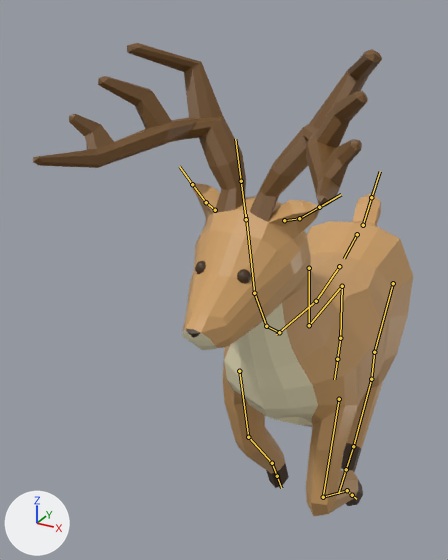
The FBX model Assets/Model/Animal/deer.fbx, before and after one commit.
Rendered twice from a 50 mm lens placed at (0.82, -2.44, 2.4), pointed at (-0.35, -0.33, 1.34). Arrows for +X, +Y and +Z are at lower left; the lights stay in place. Both versions are drawn at frame 16 of the action 'Run'; the numbers are the values there. The bones that bend it are drawn over the model as lines.

Objects in the first picture: 'Deer', 'Sphere'.
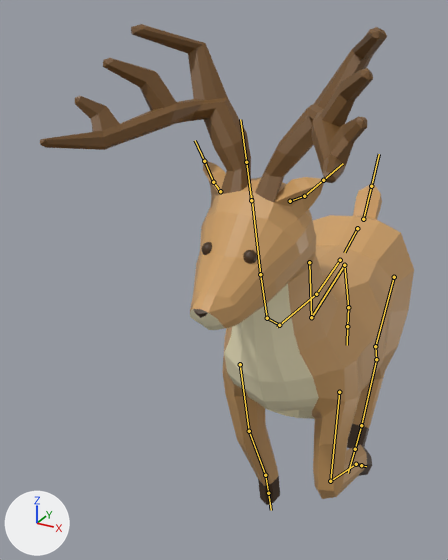
Where the change shows, as pixel boxes [x1, y1, x2, y2] in the pictures (448 x 560 px):
'Deer', posed: before [33, 43, 413, 516]; after [40, 24, 414, 505]
bone 'Spine', root to tip: before (357, 234) to (344, 258); after (357, 228) to (344, 252)
bone 'uparm.l', root to tip: before (339, 399) to (323, 497); after (339, 392) to (330, 481)
bone 'lowerarm.l', root to tip: before (323, 497) to (347, 490); after (330, 481) to (356, 464)
bone 'lowerarm.r', root to tip: before (248, 437) to (272, 463); after (249, 431) to (265, 475)
bone 'Neck', root to tip: before (266, 326) to (254, 293); after (267, 318) to (260, 274)
bone 'Head', root to tip: before (254, 293) to (246, 214); after (260, 274) to (251, 195)
bone 'lowerear.l', root to tip: before (284, 220) to (299, 218); after (290, 201) to (304, 196)
bone 'lowerear.r', root to tip: before (215, 210) to (206, 202); after (220, 191) to (213, 182)
bone 'Thigh.l', root to tip: before (393, 283) to (374, 352); after (394, 277) to (375, 346)
bone 'upleg.l', root to tip: before (374, 352) to (371, 379); after (375, 346) to (376, 359)
bone 'tail', root to tip: before (363, 225) to (371, 197); after (363, 219) to (371, 186)
bone 'Thigh.r', root to tip: before (309, 268) to (309, 325); after (309, 262) to (311, 317)
bone 'upleg.r', root to tip: before (309, 325) to (342, 286); after (311, 317) to (344, 265)
bone 'lowerleg.r', root to tip: before (342, 286) to (340, 338); after (344, 265) to (348, 307)

Patch to the scene script:
```diff
--- a/Assets/Model/Animal/deer.fbx.py
+++ b/Assets/Model/Animal/deer.fbx.py
@@ bone_spine @@
 bone_spine = bpy.data.objects['Armature'].pose.bones['Spine']
-bone_spine.location = (0.0, 0.0, 0.0)
+bone_spine.location = (0.0, -0.004, -0.031)
@@ bone_uparm_l @@
 bone_uparm_l = bpy.data.objects['Armature'].pose.bones['uparm.l']  # child of 'Chest'
-bone_uparm_l.rotation_quaternion = (0.989, -0.148, 0.001, -0.002)  # degrees (-17, 0, 0)
+bone_uparm_l.rotation_quaternion = (0.999, -0.047, 0.001, -0.004)  # degrees (-5, 0, 0)
@@ bone_lowerarm_l @@
 bone_lowerarm_l = bpy.data.objects['Armature'].pose.bones['lowerarm.l']  # child of 'uparm.l'
-bone_lowerarm_l.rotation_quaternion = (0.804, 0.594, 0.0, 0.0)  # degrees (73, 0, 0)
+bone_lowerarm_l.rotation_quaternion = (0.825, 0.565, 0.0, 0.0)  # degrees (69, 0, 0)
@@ bone_lowerarm_r @@
 bone_lowerarm_r = bpy.data.objects['Armature'].pose.bones['lowerarm.r']  # child of 'uparm.r'
-bone_lowerarm_r.rotation_quaternion = (0.971, 0.24, 0.0, -0.004)  # degrees (28, 0, 0)
+bone_lowerarm_r.rotation_quaternion = (0.99, 0.14, 0.0, -0.002)  # degrees (16, 0, 0)
@@ bone_neck @@
 bone_neck = bpy.data.objects['Armature'].pose.bones['Neck']  # child of 'Neck2'
-bone_neck.rotation_quaternion = (0.999, 0.042, 0.001, 0.002)  # degrees (5, 0, 0)
+bone_neck.rotation_quaternion = (0.997, -0.071, 0.0, 0.0)  # degrees (-8, 0, 0)
@@ bone_head @@
 bone_head = bpy.data.objects['Armature'].pose.bones['Head']  # child of 'Neck'
-bone_head.rotation_quaternion = (0.998, -0.058, 0.0, -0.002)  # degrees (-7, 0, 0)
+bone_head.rotation_quaternion = (0.998, 0.067, 0.0, 0.0)  # degrees (8, 0, 0)
@@ bone_lowerear_l @@
 bone_lowerear_l = bpy.data.objects['Armature'].pose.bones['lowerear.l']  # child of 'Head'
-bone_lowerear_l.rotation_quaternion = (0.939, -0.138, 0.083, -0.304)  # degrees (-18, 4, -36)
+bone_lowerear_l.rotation_quaternion = (0.932, -0.233, 0.123, -0.248)  # degrees (-30, 7, -31)
@@ bone_lowerear_r @@
 bone_lowerear_r = bpy.data.objects['Armature'].pose.bones['lowerear.r']  # child of 'Head'
-bone_lowerear_r.rotation_quaternion = (0.939, -0.138, -0.083, 0.304)  # degrees (-18, -4, 36)
+bone_lowerear_r.rotation_quaternion = (0.932, -0.233, -0.123, 0.248)  # degrees (-30, -7, 32)
@@ bone_thigh_l @@
 bone_thigh_l = bpy.data.objects['Armature'].pose.bones['Thigh.l']  # child of 'Spine'
-bone_thigh_l.location = (0.0, 0.005, -0.001)
-bone_thigh_l.rotation_quaternion = (0.944, -0.326, 0.001, 0.041)  # degrees (-38, 2, 4)
+bone_thigh_l.location = (0.0, 0.004, -0.001)
+bone_thigh_l.rotation_quaternion = (0.947, -0.32, 0.001, 0.04)  # degrees (-37, 2, 4)
@@ bone_upleg_l @@
 bone_upleg_l = bpy.data.objects['Armature'].pose.bones['upleg.l']  # child of 'Thigh.l'
-bone_upleg_l.rotation_quaternion = (0.957, 0.284, -0.057, -0.021)  # degrees (33, -6, -4)
+bone_upleg_l.rotation_quaternion = (0.93, 0.361, -0.069, -0.025)  # degrees (43, -6, -6)
@@ bone_tail @@
 bone_tail = bpy.data.objects['Armature'].pose.bones['tail']  # child of 'Spine'
-bone_tail.rotation_quaternion = (0.997, 0.083, 0.0, 0.0)  # degrees (10, 0, 0)
+bone_tail.rotation_quaternion = (0.999, -0.032, -0.009, -0.005)  # degrees (-4, -1, -1)
@@ bone_thigh_r @@
 bone_thigh_r = bpy.data.objects['Armature'].pose.bones['Thigh.r']  # child of 'Spine'
-bone_thigh_r.location = (0.0, -0.005, 0.001)
-bone_thigh_r.rotation_quaternion = (0.999, 0.031, 0.005, -0.024)  # degrees (4, 1, -3)
+bone_thigh_r.location = (0.0, -0.004, 0.001)
+bone_thigh_r.rotation_quaternion = (0.997, 0.077, 0.005, -0.028)  # degrees (9, 1, -3)
@@ bone_upleg_r @@
 bone_upleg_r = bpy.data.objects['Armature'].pose.bones['upleg.r']  # child of 'Thigh.r'
-bone_upleg_r.rotation_quaternion = (0.923, 0.383, 0.025, -0.021)  # degrees (45, 4, -1)
+bone_upleg_r.rotation_quaternion = (0.9, 0.434, 0.027, -0.025)  # degrees (51, 4, -1)
@@ bone_lowerleg_r @@
 bone_lowerleg_r = bpy.data.objects['Armature'].pose.bones['lowerleg.r']  # child of 'upleg.r'
-bone_lowerleg_r.rotation_quaternion = (0.896, -0.442, -0.002, 0.039)  # degrees (-52, 2, 4)
+bone_lowerleg_r.rotation_quaternion = (0.918, -0.396, -0.002, 0.035)  # degrees (-47, 1, 4)
```
